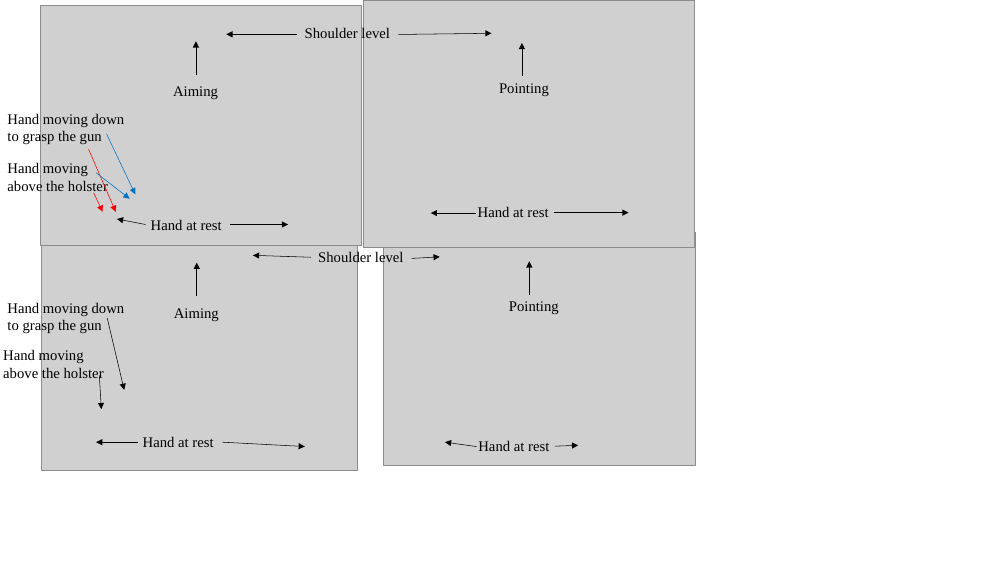
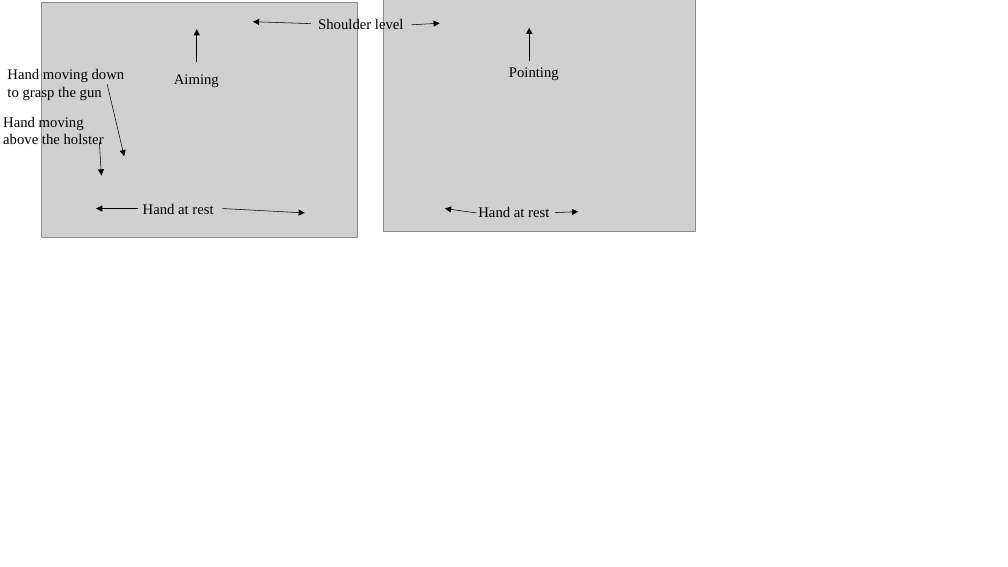
Before and after one commit to cyuab/k-scaling-factor-dtw, a slide deck: slide 1 of figures/GunPoint.pptx. Drawn at 1008x567 pixels with LibreOffice and Linux fonts; fonts in the diff are those of the drawing; grey boxes stand for pictures. Boxes give left, top, right and bottom in pixels: in the first picture for what was removed or moved away, otherwise in the second. Text is boxed around its words. In the diff, an @@ line names an element or a change of style, - is before the commit and + after.

```diff
--- a/figures/GunPoint.pptx
+++ b/figures/GunPoint.pptx
@@ picture removed at box(40, 5, 361, 245) @@
@@ text removed at box(305, 27, 390, 42) @@
-Shoulder level
@@ picture removed at box(363, 0, 694, 247) @@
@@ arrow removed from (196, 75) to (196, 42) @@
@@ arrow removed from (297, 34) to (226, 34) @@
@@ arrow removed from (399, 35) to (492, 33) @@
@@ arrow removed from (522, 76) to (522, 43) @@
@@ text removed at box(173, 86, 218, 99) @@
-Aiming
@@ text removed at box(499, 83, 549, 96) @@
-Pointing
@@ text removed at box(7, 113, 125, 145) @@
-Hand moving down to grasp the gun
@@ arrow removed from (88, 149) to (116, 212) @@
@@ arrow removed from (107, 134) to (135, 194) @@
@@ text removed at box(7, 162, 108, 194) @@
-Hand moving above the holster
@@ arrow removed from (96, 173) to (130, 199) @@
@@ arrow removed from (94, 193) to (103, 212) @@
@@ text removed at box(478, 206, 548, 217) @@
-Hand at rest
@@ arrow removed from (146, 225) to (117, 219) @@
@@ text removed at box(151, 219, 222, 230) @@
-Hand at rest
@@ arrow removed from (231, 225) to (288, 225) @@
@@ arrow removed from (476, 213) to (431, 213) @@
@@ arrow removed from (554, 212) to (628, 212) @@
@@ 10 arrows, 7 texts, 2 pictures: place and size @@
-10 arrows, 7 texts, 2 pictures at box(3, 233, 696, 471)
+10 arrows, 7 texts, 2 pictures at box(3, 0, 696, 237)
```
Also in this commit, not shown: 3 other files.
